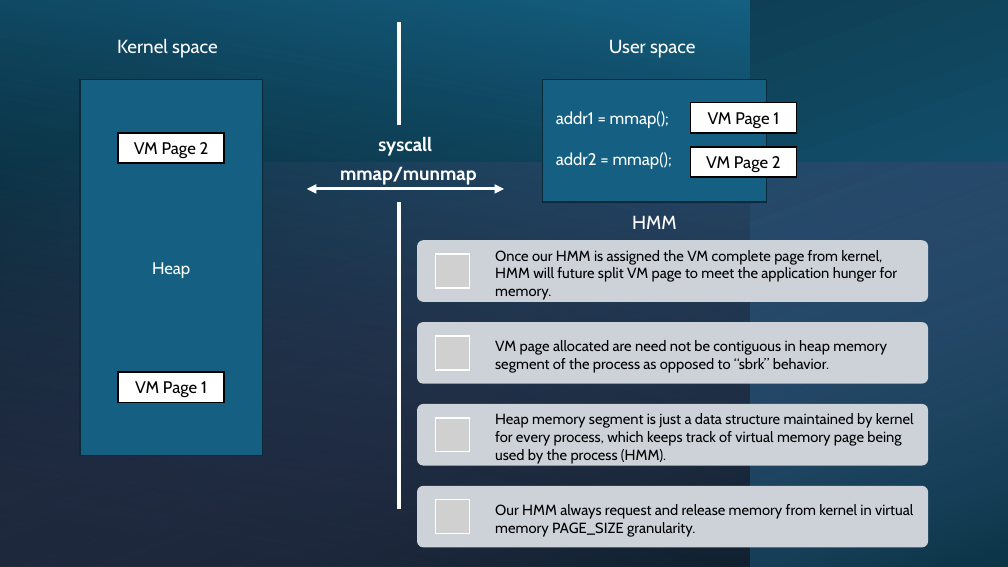
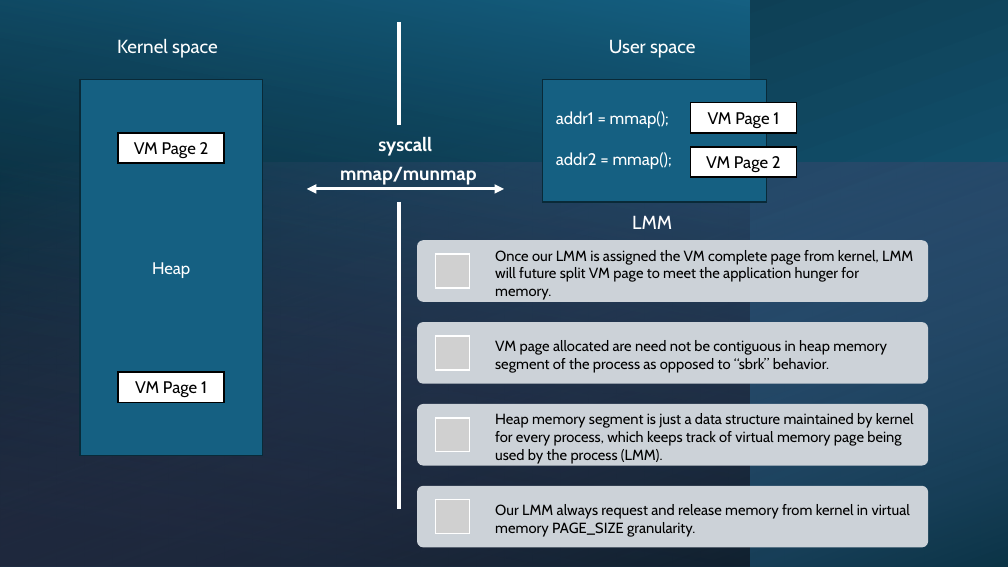
Before and after one commit to Mahmoud-Abdelraouf/STmicro-System-Programming-under-Linux, a slide deck: slide 9 of 04.Advanced/Tasks/Heap_Memory_Manager/HeapMemoryManagement.pptx. Drawn at 1008x567 pixels with LibreOffice and Linux fonts; fonts in the diff are those of the drawing; grey boxes stand for pictures. Boxes give left, top, right and bottom in pixels: in the first picture for what was removed or moved away, otherwise in the second. Text is boxed around its words. In the diff, an @@ line names an element or a change of style, - is before the commit and + after.

```diff
--- a/04.Advanced/Tasks/Heap_Memory_Manager/HeapMemoryManagement.pptx
+++ b/04.Advanced/Tasks/Heap_Memory_Manager/HeapMemoryManagement.pptx
@@ text at bbox=[632, 215, 672, 229]: text changed @@
-HMM
+LMM
@@ text in free at bbox=[495, 250, 913, 300]: text changed @@
-Once our HMM is assigned the VM complete page from kernel, HMM will future split VM page to meet the application hunger for memory.
+Once our LMM is assigned the VM complete page from kernel, LMM will future split VM page to meet the application hunger for memory.
@@ text in free at bbox=[495, 413, 914, 464]: text changed @@
-Heap memory segment is just a data structure maintained by kernel for every process, which keeps track of virtual memory page being used by the process (HMM).
+Heap memory segment is just a data structure maintained by kernel for every process, which keeps track of virtual memory page being used by the process (LMM).
@@ text in free at bbox=[495, 504, 910, 537]: text changed @@
-Our HMM always request and release memory from kernel in virtual memory PAGE_SIZE granularity.
+Our LMM always request and release memory from kernel in virtual memory PAGE_SIZE granularity.
```
Also in this commit, not shown: 12 other slides changed, 5 slides added.
